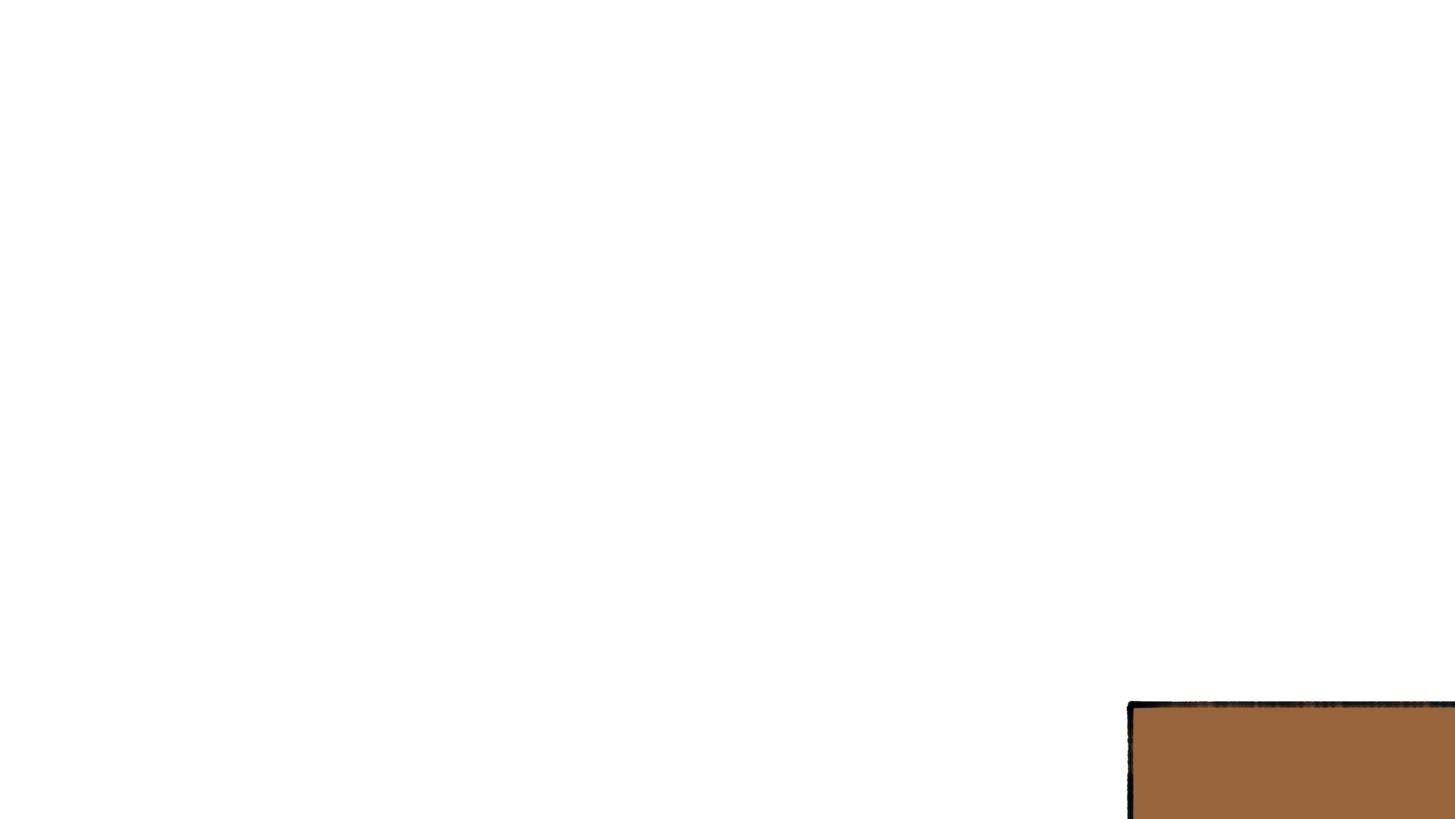
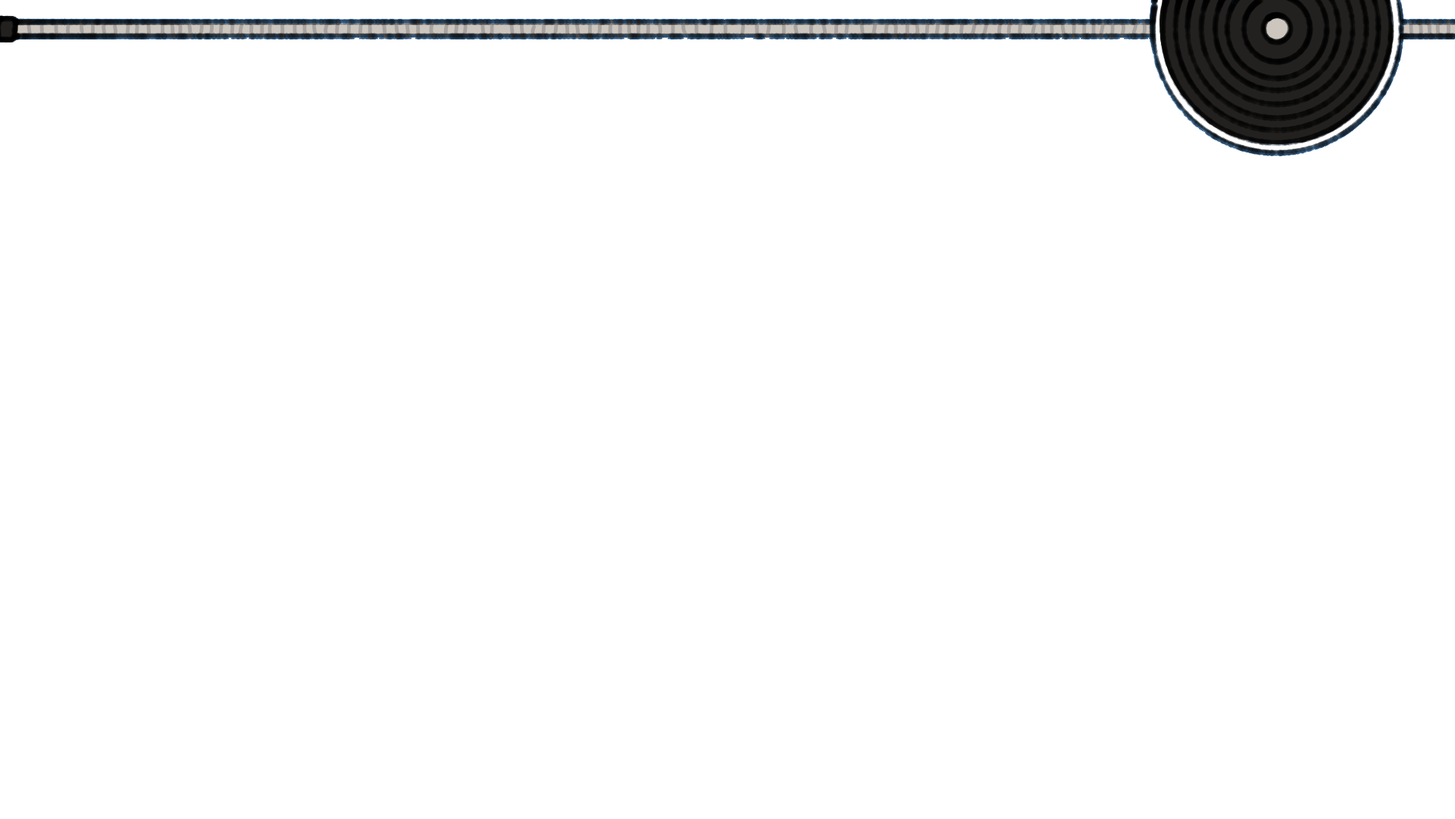
Layer changes from the first 1455px x 819px image to the second:
hid "Layer 2" over (x1=1126, y1=700, x2=1455, y2=819)
added layer "Layer 3" above "Layer 1" over (x1=0, y1=0, x2=1455, y2=157)
